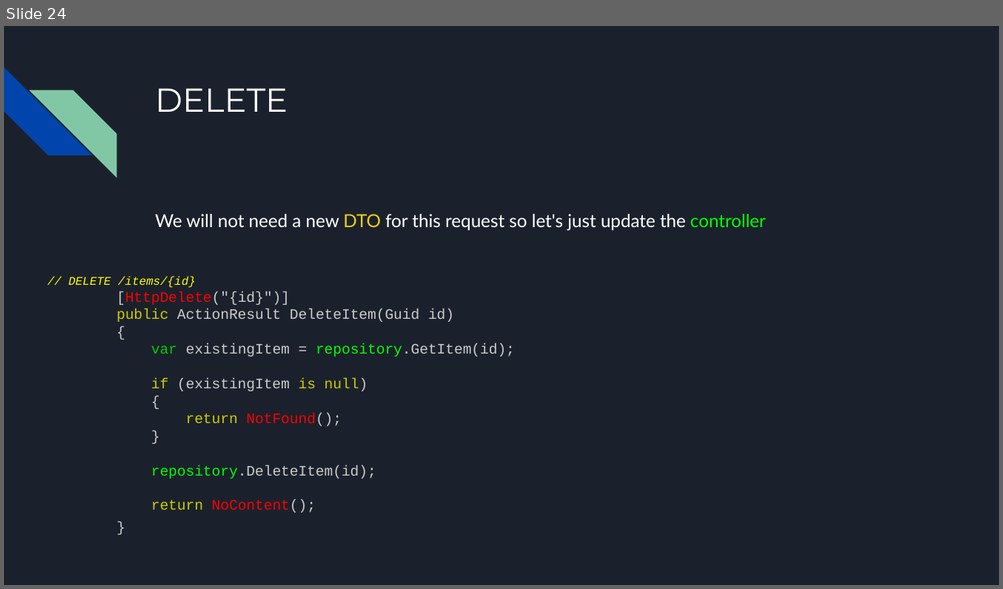
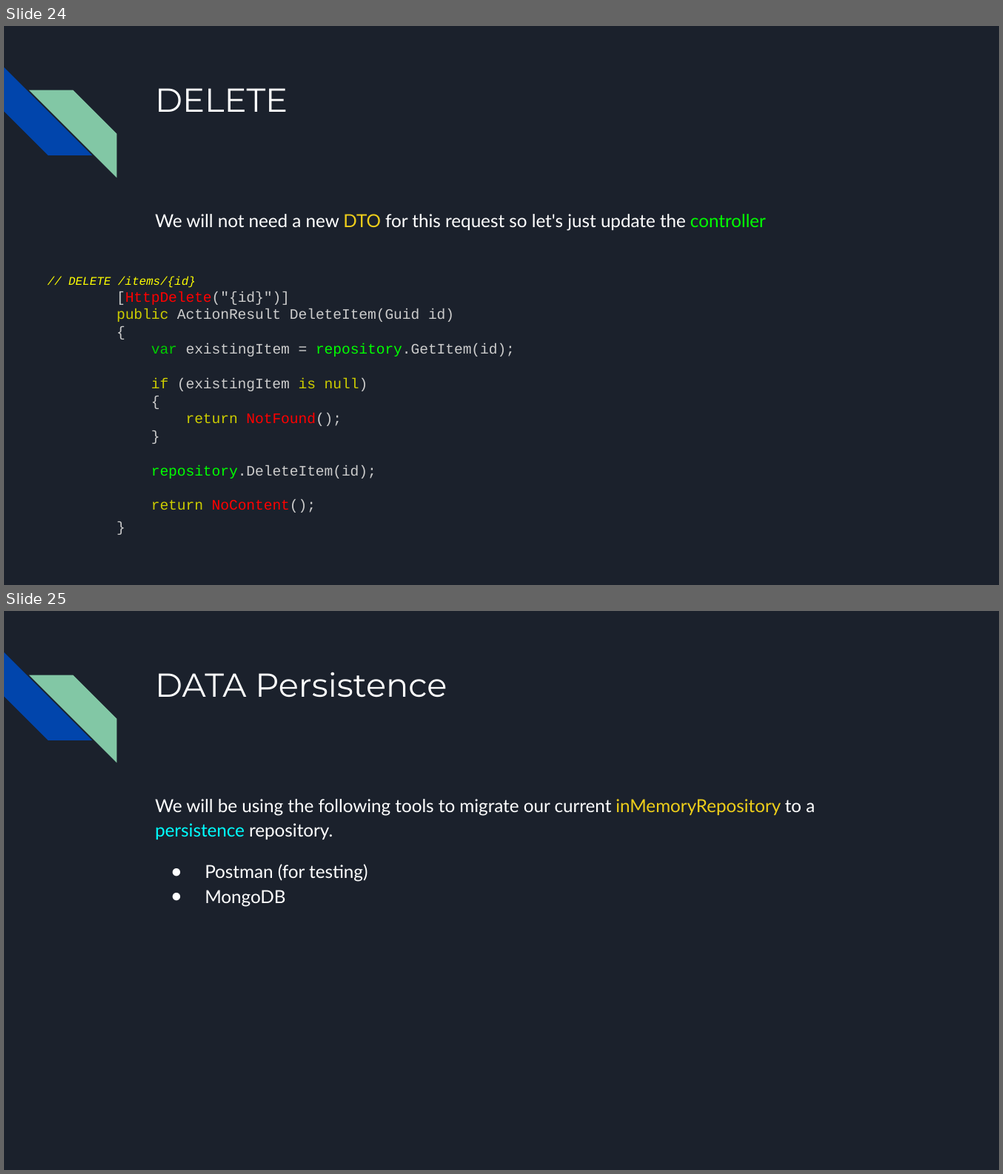
Before and after one commit to kek-Sec/ASP.net-REST-API-GUIDE, a slide deck: ASP.net REST API.pptx. Shown one above the other, each under a label of ours: slide 24 before the commit, slides 24 and 25 after it. The pictures are 1003x589 and 1003x1174 pixels, drawn with LibreOffice and Linux fonts; fonts in the diff are those of the drawing. Boxes give left, top, right and bottom in pixels: in the first picture for what was removed or moved away, otherwise in the second. Text is boxed around its words. In the diff, an @@ line names an element or a change of style, - is before the commit and + after.

Commit message:
MongoDB and persistance

```diff
--- a/ASP.net REST API.pptx
+++ b/ASP.net REST API.pptx
@@ slide 25 added at (4,611,999,1170), background #1B212C; not listed: 2 template elements that a slide beside it also shows @@
@@ title added at (155,672,447,698), 24 pt, text #FFFFFF @@
+DATA Persistence
@@ text added at (155,799,814,907), 13 pt, text #FFFFFF @@
+We will be using the following tools to migrate our current inMemoryRepository to a persistence repository.
+● Postman (for testing)
+● MongoDB
```
Also in this commit, not shown: 6 other slides added, 1 other file.
